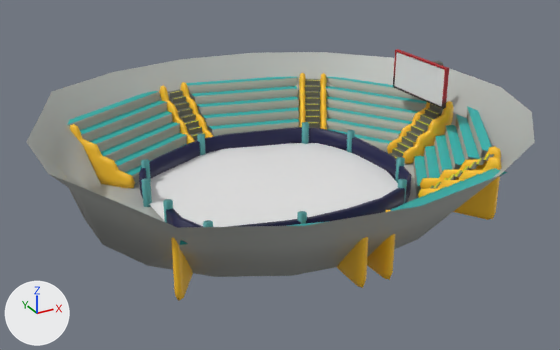
The FBX model Astro Conk'em/Assets/Models/stadium2.fbx as it was, and as the next commit left it.
Both versions are drawn from a 50 mm lens placed at (-0.1891, -0.3581, 0.1836), pointed at (0.0046, -0.0059, 0.0075). The lights are fixed; the arrows at lower left show +X, +Y and +Z. Where no turn or scale is listed for an object, it has been applied to the vertices.

Names of what the first picture shows: 'BillboardScreen', 'BillboardSurround', 'PlayingField', 'Seats', 'StadiumBarrier', 'StadiumBarrier_010', 'StadiumWalls', 'StepRail', 'Steps'.
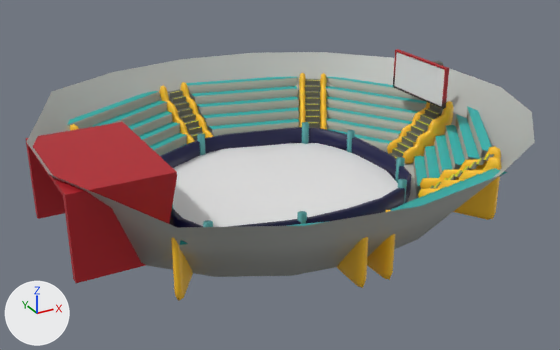
Pixel boxes [x1, y1, x2, y2] of what changed, in the pictures (560 x 350 px):
'Tunnel', added (red)
    after: [25, 122, 177, 283]

What changed in the scene script:
```text
Add me_tunnel:
    me_tunnel.from_pydata(...)  # 32 vertices, 27 faces; spans x -0.0342..0.018, y -0.0394..0.0395, z -0.0229..0.0219
    me_tunnel.materials.append(mat_material_001__stadiuminteriortext)  # picture img_stadiuminteriortext_png
Add ob_tunnel:
    ob_tunnel = bpy.data.objects.new('Tunnel', me_tunnel)
    ob_tunnel.location = (-0.089, -0.0043, 0.0176)
```
